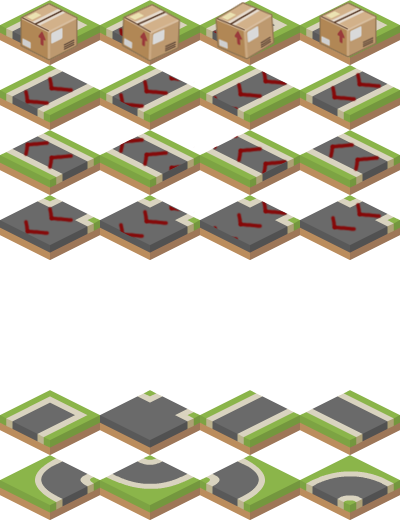
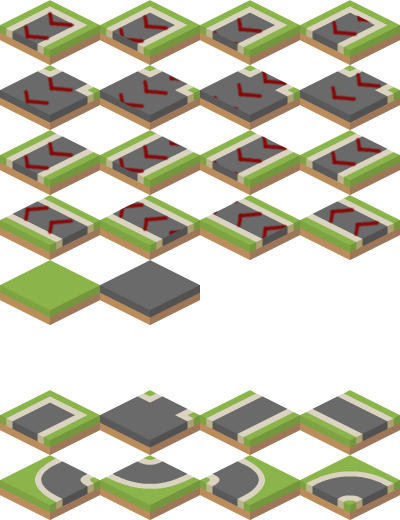
The second 400 × 520 image is a revision of the first. Changes to its layers:
hid "boxes" over bbox(20, 2, 377, 62)
renamed "Layer" to "arrows", painted on it over bbox(23, 11, 382, 240)
renamed "tilesheet.png" to "tiles", painted on it over bbox(0, 2, 397, 325)
